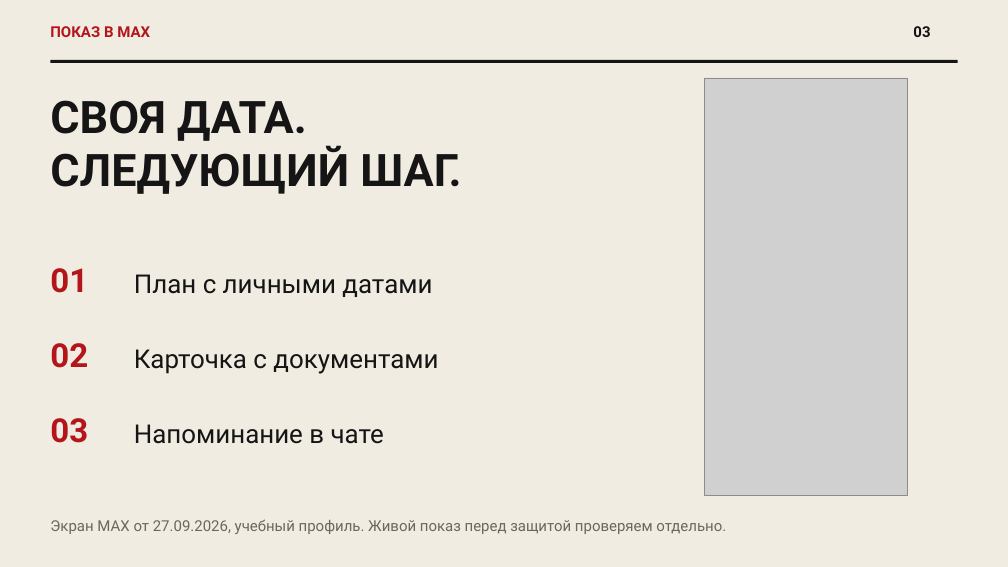
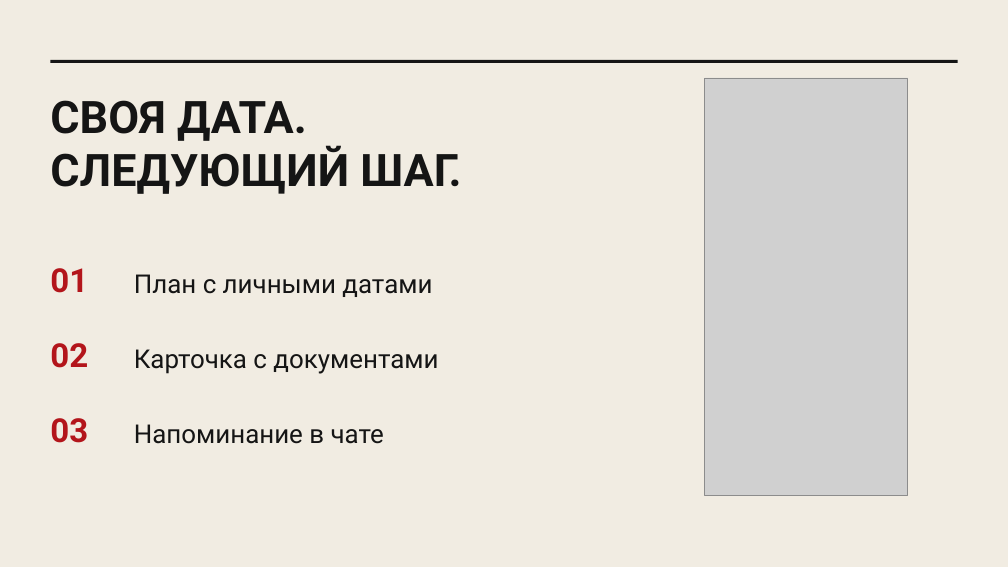
Before and after one commit to Ivana-banana/MAX, a slide deck: slide 4 of docs/presentation/draft-2026-10-24/first-90-days-product-style.pptx. Drawn at 1008x567 pixels with LibreOffice and Linux fonts; fonts in the diff are those of the drawing; grey boxes stand for pictures. Boxes give left, top, right and bottom in pixels: in the first picture for what was removed or moved away, otherwise in the second. Text is boxed around its words. In the diff, an @@ line names an element or a change of style, - is before the commit and + after.

```diff
--- a/docs/presentation/draft-2026-10-24/first-90-days-product-style.pptx
+++ b/docs/presentation/draft-2026-10-24/first-90-days-product-style.pptx
@@ text removed at box(50, 26, 150, 37) @@
-ПОКАЗ В MAX
@@ text removed at box(913, 26, 930, 37) @@
-03
@@ text removed at box(50, 519, 726, 534) @@
-Экран MAX от 27.09.2026, учебный профиль. Живой показ перед защитой проверяем отдельно.
```
Also in this commit, not shown: 13 other slides changed, 4 other files.
